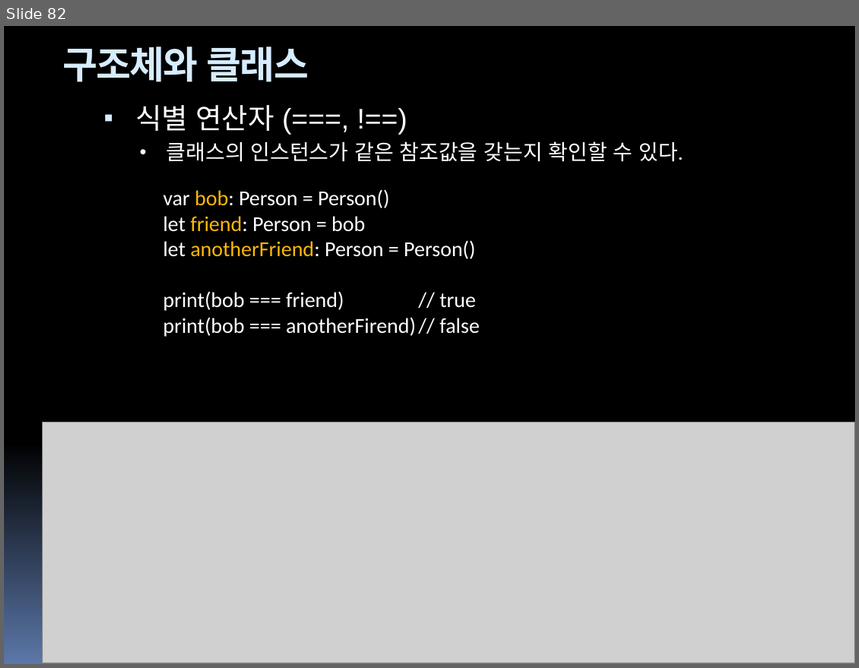
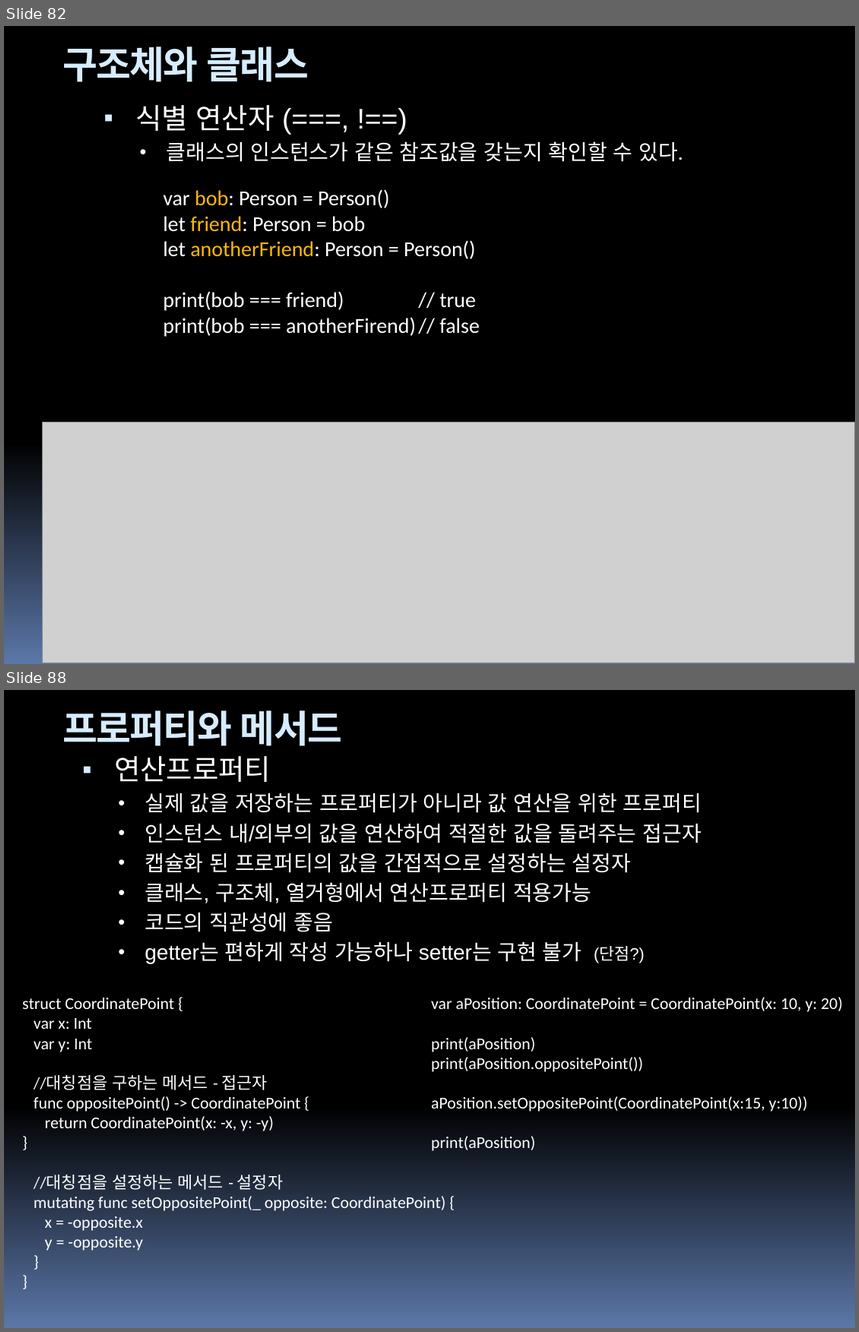
Before and after one commit to hounga13/helloSwift, a slide deck: Swift세미나자료.pptx. Shown one above the other, each under a label of ours: slide 82 before the commit, slides 82 and 88 after it; the slides between them are not shown. The pictures are 859x668 and 859x1332 pixels, drawn with LibreOffice and Linux fonts; fonts in the diff are those of the drawing; grey boxes stand for pictures. Boxes give left, top, right and bottom in pixels: in the first picture for what was removed or moved away, otherwise in the second. Text is boxed around its words. In the diff, an @@ line names an element or a change of style, - is before the commit and + after.

Commit message:
10장프로퍼티

```diff
--- a/Swift세미나자료.pptx
+++ b/Swift세미나자료.pptx
@@ slide 88 added at box(4, 690, 855, 1328), background gradient #000000 to #5B77A8 @@
@@ text added at box(63, 711, 342, 746), 32 pt, text #D6ECFF, bold @@
+프로퍼티와 메서드
@@ text added at box(114, 756, 702, 964), 18 pt, text #FFFFFF @@
+▪ 연산프로퍼티
+  • 실제 값을 저장하는 프로퍼티가 아니라 값 연산을 위한 프로퍼티
+  • 인스턴스 내/외부의 값을 연산하여 적절한 값을 돌려주는 접근자
+  • 캡슐화 된 프로퍼티의 값을 간접적으로 설정하는 설정자
+  • 클래스, 구조체, 열거형에서 연산프로퍼티 적용가능
+  • 코드의 직관성에 좋음
+  • getter는 편하게 작성 가능하나 setter는 구현 불가 (단점?)
@@ text added at box(22, 998, 446, 1251), 14 pt, text #FFFFFF @@
+struct CoordinatePoint {
+var x: Int
+var y: Int
+//대칭점을 구하는 메서드 - 접근자
+func oppositePoint() -> CoordinatePoint {
+return CoordinatePoint(x: -x, y: -y)
+}
+//대칭점을 설정하는 메서드 - 설정자
+mutating func setOppositePoint(_ opposite: CoordinatePoint) {
+x = -opposite.x
+y = -opposite.y
+}
+}
@@ text added at box(431, 997, 843, 1151), 14 pt, text #FFFFFF @@
+var aPosition: CoordinatePoint = CoordinatePoint(x: 10, y: 20)
+print(aPosition)
+print(aPosition.oppositePoint())
+aPosition.setOppositePoint(CoordinatePoint(x:15, y:10))
+print(aPosition)
```
Also in this commit, not shown: 2 slides changed, 25 other slides added, 2 slides removed.
